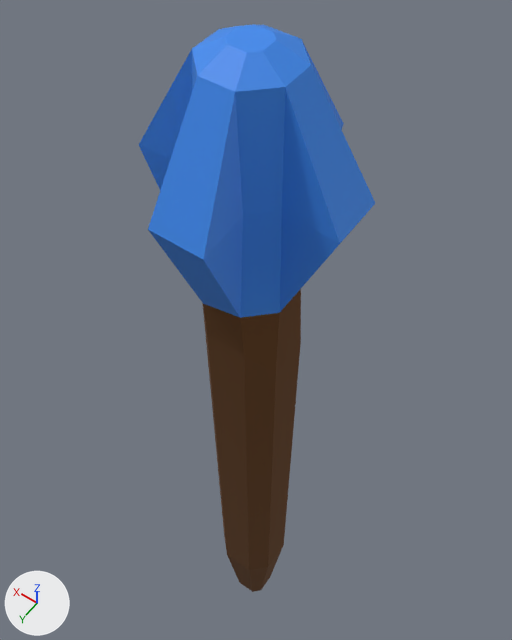
Renders of the glTF model client/public/assets/equipment/weapon/MithrilMace.glb from each side of a commit.
Before and after are seen from a camera (50 mm lens) standing at (-0.136, 0.187, 1.478) and looking at (0.033, -0.049, 1.107). Arrows for +X, +Y and +Z are at lower left; the lights stay in place. The older version comes first. Where no turn or scale is listed for an object, it has been applied to the vertices.

In view in the first picture: 'Mace'.
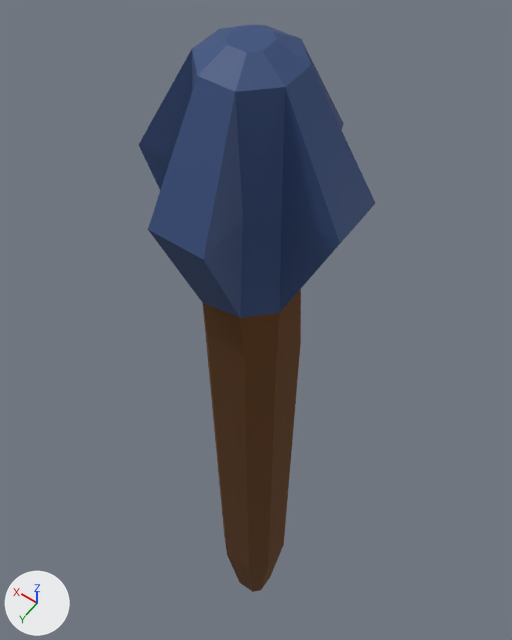
Where the change shows, as pixel boxes [x1, y1, x2, y2] in the pictures (512 x 640 px):
'Mace', recoloured (darker)
    both: [139, 25, 375, 321]

Diff of the bpy script that builds the scene:
```diff
--- a/client/public/assets/equipment/weapon/MithrilMace.glb.py
+++ b/client/public/assets/equipment/weapon/MithrilMace.glb.py
@@ mat_material_016 @@
 mat_material_016 = principled_material('Material.016')
-mat_material_016.base_color = (0.043, 0.252, 0.85)  # blue #3a89ed
+mat_material_016.base_color = (0.0348, 0.0747, 0.205)  # blue #344d7d
 mat_material_016.roughness = 0.6
```
